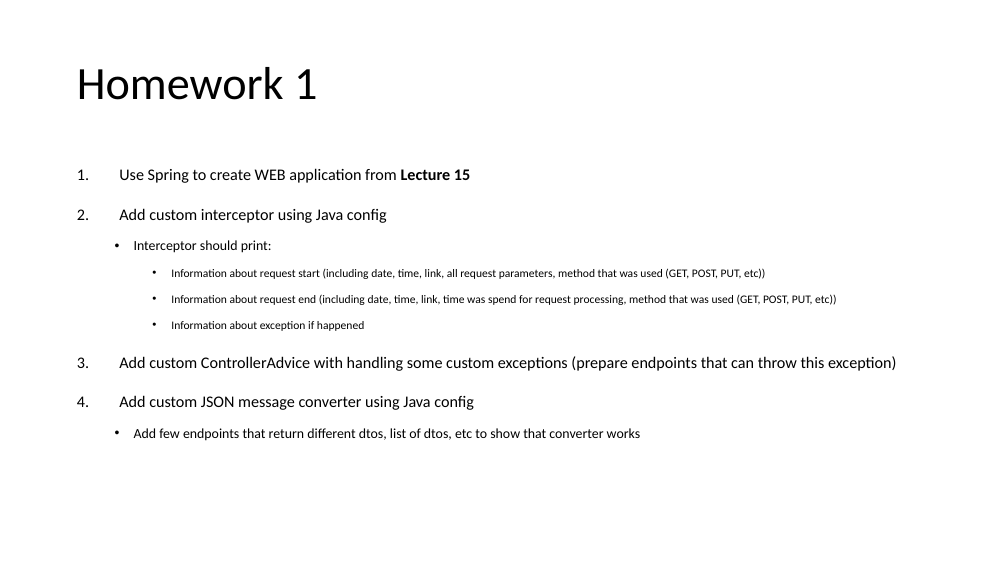
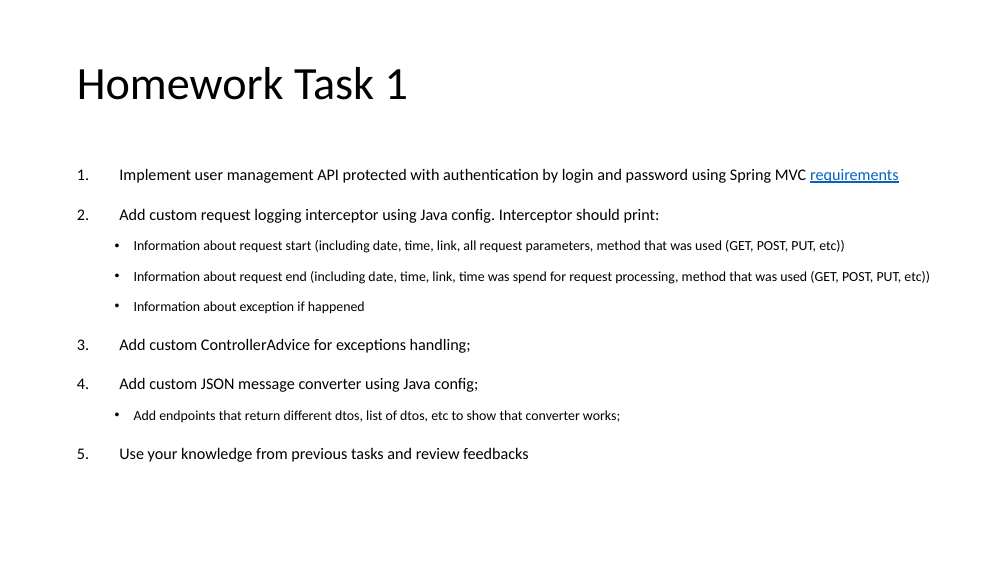
Before and after one commit to brahinets/GeekHub-J4W-8, a slide deck: slide 26 of Lectures/Lesson 16 - Spring MVC.pptx. Drawn at 1008x567 pixels with LibreOffice and Linux fonts; fonts in the diff are those of the drawing. Boxes give left, top, right and bottom in pixels: in the first picture for what was removed or moved away, otherwise in the second. Text is boxed around its words. In the diff, an @@ line names an element or a change of style, - is before the commit and + after.

Commit message:
L16 Add home task requirements

```diff
--- a/Lectures/Lesson 16 - Spring MVC.pptx
+++ b/Lectures/Lesson 16 - Spring MVC.pptx
@@ title at bbox=[77, 67, 408, 100]: text changed @@
-Homework 1
+Homework Task 1
@@ text at bbox=[119, 168, 898, 223]: text changed @@
-1. Use Spring to create WEB application from Lecture 15
-2. Add custom interceptor using Java config
-  • Interceptor should print:
+1. Implement user management API protected with authentication by login and password using Spring MVC requirements
+2. Add custom request logging interceptor using Java config. Interceptor should print:
@@ text at bbox=[134, 240, 930, 314]: size 11 to 13.2 pt in "Information about request start (including date, time, ...", "Information about request end (including date, time, ...", "Information about exception if happened"; list level 3 to 2 in "Information about request start (including ..."; list level 3 to 2 in "Information about request end (including ..."; list level 3 to 2 in "Information about exception if happened" @@
@@ text at bbox=[119, 338, 620, 462]: text changed @@
-3. Add custom ControllerAdvice with handling some custom exceptions (prepare endpoints that can throw this exception)
-4. Add custom JSON message converter using Java config
-  • Add few endpoints that return different dtos, list of dtos, etc to show that converter works
+3. Add custom ControllerAdvice for exceptions handling;
+4. Add custom JSON message converter using Java config;
+  • Add endpoints that return different dtos, list of dtos, etc to show that converter works;
+5. Use your knowledge from previous tasks and review feedbacks
```
Also in this commit, not shown: 7 other slides changed.
